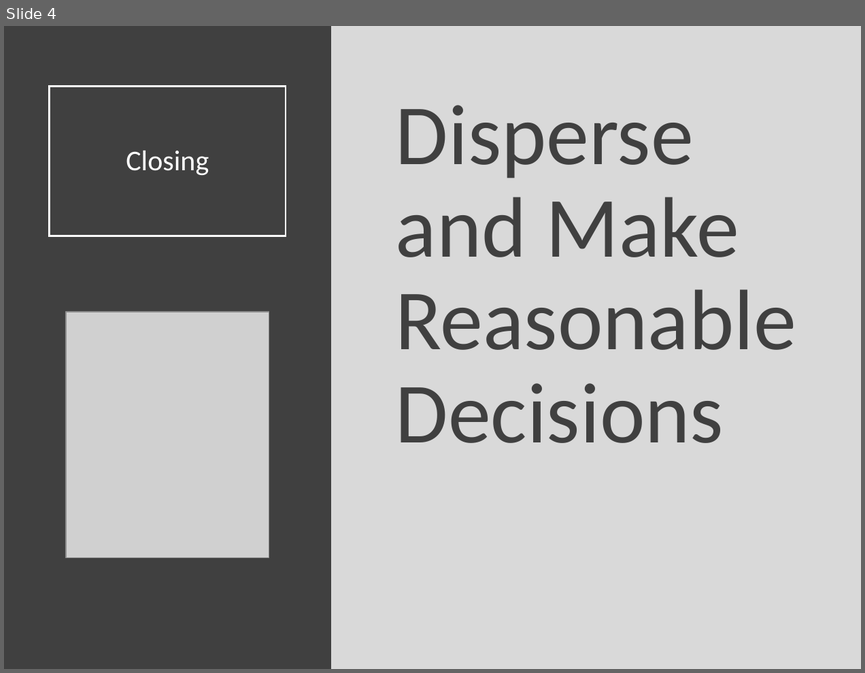
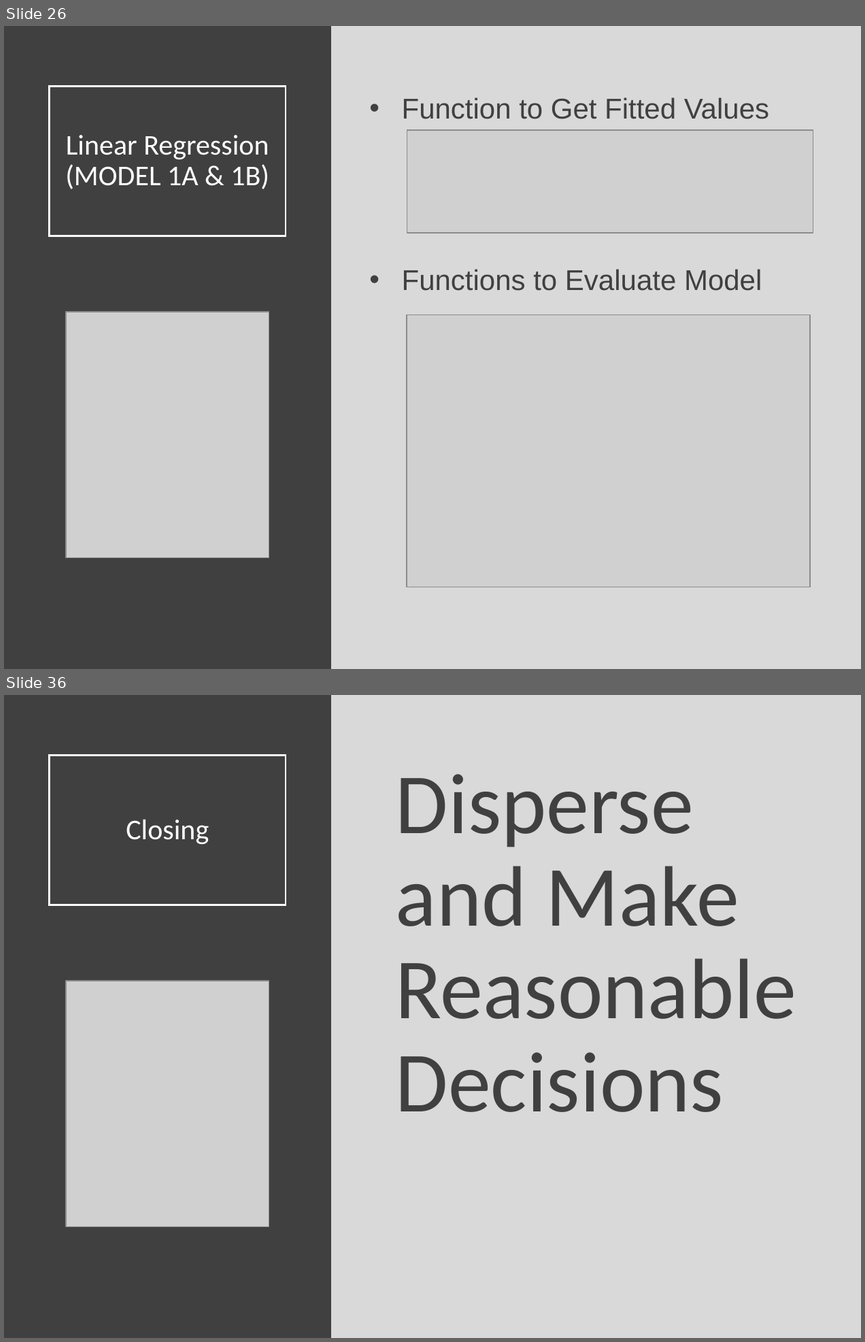
Before and after one commit to Yixf-Self/STOR320_WEBSITE, a slide deck: Lecture/Lecture 22/Lecture 22.pptx. Shown one above the other, each under a label of ours: slide 4 before the commit, slides 26 and 36 after it; the slides between them are not shown. The pictures are 865x673 and 865x1342 pixels, drawn with LibreOffice and Linux fonts; fonts in the diff are those of the drawing; grey boxes stand for pictures. Boxes give left, top, right and bottom in pixels: in the first picture for what was removed or moved away, otherwise in the second. Text is boxed around its words. In the diff, an @@ line names an element or a change of style, - is before the commit and + after.

```diff
--- a/Lecture/Lecture 22/Lecture 22.pptx
+++ b/Lecture/Lecture 22/Lecture 22.pptx
@@ slide 26 added at (4, 26, 861, 669), background #D9D9D9 @@
@@ rectangle added at (4, 26, 331, 669), fill #404040 @@
@@ title added at (50, 86, 286, 236), outline #FFFFFF 1.5 pt, 24 pt, text #FFFFFF @@
+Linear Regression
+(MODEL 1A & 1B)
@@ text added at (402, 97, 769, 291), 24 pt, text #404040 @@
+• Function to Get Fitted Values
+• Functions to Evaluate Model
@@ picture added at (407, 131, 813, 233) @@
@@ picture added at (66, 312, 269, 557) @@
@@ picture added at (407, 315, 810, 587) @@
@@ what was slide 4 is now slide 36 @@
```
Also in this commit, not shown: 3 slides changed, 31 other slides added, 5 other files.
